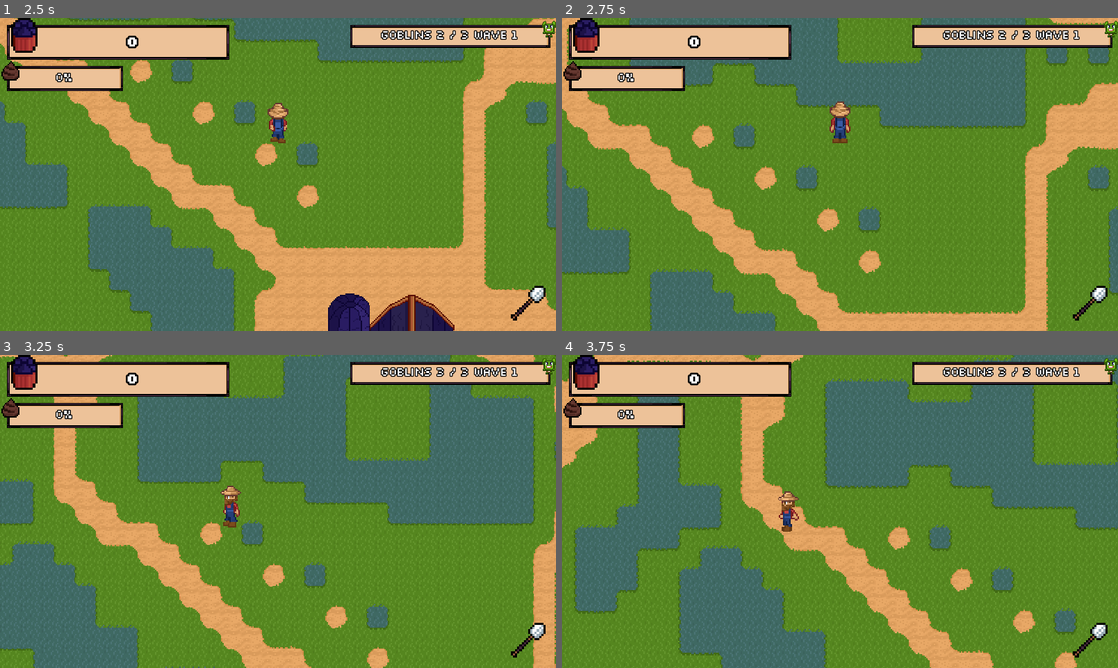
Above: before the commit, frames 1-4 (two rows, left to right).
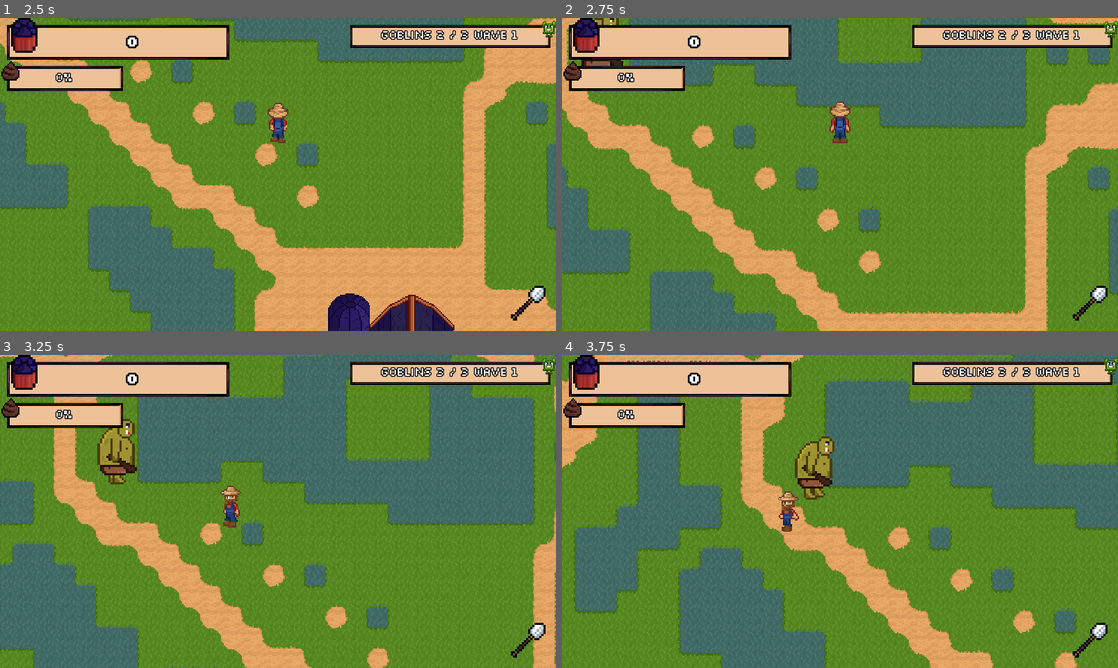
Above: after the commit, the same moments.

Repository: astro-panda/poo-farmer
Game: Godot game, scene res://Scenes/Main.tscn
The game is run twice, just before and just after one commit, with the same random seed, the same clock (stepped at 60 frames per second) and the same inputs.
Inputs (mouse positions are in pixels of both pictures, inside the frame that each line leads up to):
- Up to frame 1 (2.5 s): click "Start" at 0.5 s; tap Enter at 1.25 s; move the mouse to (250, 237) at 1.27 s; hold Keypad 0 (deep_pockets) 1.28-2.03 s; hold Up (move_up) from 1.28 s (still down); tap Space (ui_select) at 1.52, 2.27 s; move the mouse to (444, 221) at 2.02 s; tap X (game_over) at 2.1 s
- Up to frame 2 (2.75 s): keep holding Up (move_up)
- Up to frame 3 (3.25 s): move the mouse to (111, 464) at 2.77 s; release Up (move_up) at 2.78 s; hold Left (move_left) from 2.78 s (still down); hold 5 (launcher) from 2.78 s (still down)
- Up to frame 4 (3.75 s): keep holding Left (move_left); move the mouse to (867, 511) at 3.52 s; release 5 (launcher) at 3.53 s; tap Alt (modifier) at 3.6 s

Frame 1 is identical in both runs. In frame 2, 0.2% of the frame differs, in the area x 3-11%, y 0-16%; in frame 3, 1.0%; in frame 4, 1.1%, in the area x 41-49%, y 26-47%.

Commit message:
Added the troll scene

Diff:
--- a/poofarmer/Scenes/Main.tscn
+++ b/poofarmer/Scenes/Main.tscn
@@ -11,6 +11,7 @@
 [ext_resource path="res://Scenes/UI/ModalWindow.tscn" type="PackedScene" id=9]
 [ext_resource path="res://Scripts/MusicAutomaton.gd" type="Script" id=10]
 [ext_resource path="res://Scenes/PooPellets.tscn" type="PackedScene" id=11]
+[ext_resource path="res://Scenes/Troll.tscn" type="PackedScene" id=12]
 [ext_resource path="res://Scenes/Store.tscn" type="PackedScene" id=13]
 [ext_resource path="res://Scenes/Silo.tscn" type="PackedScene" id=14]
 [ext_resource path="res://Scenes/Animal/PooSpawner.tscn" type="PackedScene" id=15]
@@ -213,6 +214,9 @@
 margin_right = 672.0
 margin_bottom = 384.0
 
+[node name="Troll" parent="." instance=ExtResource( 12 )]
+position = Vector2( 1064, 1024 )
+
 [connection signal="store_opened" from="GnomePath/PathFollow2D/Gnome" to="Store" method="_on_Gnome_store_opened"]
 [connection signal="firePoo" from="Player" to="PooPelletsManager" method="_on_Player_firePoo"]
 [connection signal="update_global_poo_label" from="Player" to="HUD" method="_on_Player_update_global_poo_label"]
--- /dev/null
+++ b/poofarmer/Scenes/Troll.tscn
@@ -0,0 +1,133 @@
+[gd_scene load_steps=26 format=2]
+
+[ext_resource path="res://Scripts/Troll.gd" type="Script" id=1]
+[ext_resource path="res://Audio/Poo Farmer Goblin Laugh 1.wav" type="AudioStream" id=2]
+[ext_resource path="res://Audio/Poo Farmer Goblin Attack.wav" type="AudioStream" id=3]
+[ext_resource path="res://Audio/Poo Farmer Goblin Laugh 2.wav" type="AudioStream" id=4]
+[ext_resource path="res://Images/troll.png" type="Texture" id=5]
+[ext_resource path="res://Scenes/MobAudioController.tscn" type="PackedScene" id=6]
+
+[sub_resource type="AtlasTexture" id=1]
+atlas = ExtResource( 5 )
+region = Rect2( 0, 0, 32, 32 )
+
+[sub_resource type="AtlasTexture" id=2]
+atlas = ExtResource( 5 )
+region = Rect2( 32, 0, 32, 32 )
+
+[sub_resource type="AtlasTexture" id=3]
+atlas = ExtResource( 5 )
+region = Rect2( 64, 0, 32, 32 )
+
+[sub_resource type="AtlasTexture" id=4]
+atlas = ExtResource( 5 )
+region = Rect2( 96, 0, 32, 32 )
+
+[sub_resource type="AtlasTexture" id=5]
+atlas = ExtResource( 5 )
+region = Rect2( 0, 96, 32, 32 )
+
+[sub_resource type="AtlasTexture" id=6]
+atlas = ExtResource( 5 )
+region = Rect2( 32, 96, 32, 32 )
+
+[sub_resource type="AtlasTexture" id=7]
+atlas = ExtResource( 5 )
+region = Rect2( 64, 96, 32, 32 )
+
+[sub_resource type="AtlasTexture" id=8]
+atlas = ExtResource( 5 )
+region = Rect2( 96, 96, 32, 32 )
+
+[sub_resource type="AtlasTexture" id=9]
+atlas = ExtResource( 5 )
+region = Rect2( 0, 32, 32, 32 )
+
+[sub_resource type="AtlasTexture" id=10]
+atlas = ExtResource( 5 )
+region = Rect2( 32, 32, 32, 32 )
+
+[sub_resource type="AtlasTexture" id=11]
+atlas = ExtResource( 5 )
+region = Rect2( 64, 32, 32, 32 )
+
+[sub_resource type="AtlasTexture" id=12]
+atlas = ExtResource( 5 )
+region = Rect2( 96, 32, 32, 32 )
+
+[sub_resource type="AtlasTexture" id=13]
+atlas = ExtResource( 5 )
+region = Rect2( 0, 64, 32, 32 )
+
+[sub_resource type="AtlasTexture" id=14]
+atlas = ExtResource( 5 )
+region = Rect2( 32, 64, 32, 32 )
+
+[sub_resource type="AtlasTexture" id=15]
+atlas = ExtResource( 5 )
+region = Rect2( 64, 64, 32, 32 )
+
+[sub_resource type="AtlasTexture" id=16]
+atlas = ExtResource( 5 )
+region = Rect2( 96, 64, 32, 32 )
+
+[sub_resource type="SpriteFrames" id=17]
+animations = [ {
+"frames": [ SubResource( 1 ), SubResource( 2 ), SubResource( 3 ), SubResource( 4 ) ],
+"loop": true,
+"name": "down",
+"speed": 2.0
+}, {
+"frames": [ SubResource( 5 ), SubResource( 6 ), SubResource( 7 ), SubResource( 8 ) ],
+"loop": true,
+"name": "left",
+"speed": 2.0
+}, {
+"frames": [ SubResource( 9 ), SubResource( 10 ), SubResource( 11 ), SubResource( 12 ) ],
+"loop": true,
+"name": "right",
+"speed": 2.0
+}, {
+"frames": [ SubResource( 13 ), SubResource( 14 ), SubResource( 15 ), SubResource( 16 ) ],
+"loop": true,
+"name": "up",
+"speed": 2.0
+} ]
+
+[sub_resource type="RectangleShape2D" id=18]
+extents = Vector2( 37, 37.5 )
+
+[sub_resource type="RectangleShape2D" id=20]
+extents = Vector2( 37, 37.5 )
+
+[node name="Troll" type="KinematicBody2D"]
+collision_layer = 8
+collision_mask = 52
+script = ExtResource( 1 )
+
+[node name="AnimatedSprite" type="AnimatedSprite" parent="."]
+scale = Vector2( 2.5, 2.5 )
+frames = SubResource( 17 )
+animation = "down"
+frame = 3
+playing = true
+
+[node name="CollisionShape2D" type="CollisionShape2D" parent="."]
+position = Vector2( 0, 2.5 )
+shape = SubResource( 18 )
+
+[node name="PooPickupDetection" type="Area2D" parent="."]
+collision_layer = 8
+collision_mask = 21
+
+[node name="CollisionShape2D" type="CollisionShape2D" parent="PooPickupDetection"]
+position = Vector2( 0, 2 )
+shape = SubResource( 20 )
+
+[node name="MobAudioController" parent="." instance=ExtResource( 6 )]
+next_behavior_min = 30.0
+next_behavior_max = 90.0
+actions = [ ExtResource( 3 ) ]
+behaviors = [ ExtResource( 2 ), ExtResource( 4 ) ]
+
+[connection signal="area_entered" from="PooPickupDetection" to="." method="_on_PooPickupDetection_area_entered"]
--- a/poofarmer/Scripts/Player.gd
+++ b/poofarmer/Scripts/Player.gd
@@ -187,7 +187,6 @@
 	if (is_instance_valid(target)):
 		#rotate arrow handle towards target
 		var angle = self.global_position.angle_to_point(target.global_position)
-		print("Angle to target: " + str(rad2deg(angle)))
 		arrow_handle.rotation = angle
 
 func game_over():
--- /dev/null
+++ b/poofarmer/Scripts/Troll.gd
@@ -0,0 +1,64 @@
+extends KinematicBody2D
+
+signal global_poo_stolen(stealAmount)
+
+# Declare member variables here. Examples:
+export var speed = 2000
+export var fleeSpeedMultiplier = 1
+onready var silo = get_tree().get_nodes_in_group("silo")[0]
+onready var audio_ctrl = $MobAudioController
+var health = 16
+var stealAmount = 5
+var siloStealAmount = 10
+var isFleeing = false
+var fleeingVector = Vector2(0,0)
+
+
+# Called when the node enters the scene tree for the first time.
+func _ready():
+	pass
+
+# Called every frame. 'delta' is the elapsed time since the previous frame.
+func _process(delta):
+	var velocity = Vector2()
+	if isFleeing:
+		velocity = (fleeingVector - position).normalized() * speed * delta * fleeSpeedMultiplier
+		velocity = move_and_slide(velocity)
+		if (position.distance_to(fleeingVector) < 50):
+			isFleeing = false
+	else:
+		velocity = (silo.position - position).normalized() * speed * delta
+		velocity = move_and_slide(velocity)
+
+	if velocity.x > 4:
+		$AnimatedSprite.animation = "right"
+	elif velocity.x < -4:
+		$AnimatedSprite.animation = "left"
+	elif velocity.y > 0:
+		$AnimatedSprite.animation = "down"
+	elif velocity.y < 0:
+		$AnimatedSprite.animation = "up"
+
+func _on_PooPickupDetection_area_entered(area):
+	if (area.is_in_group("poo")):
+		removePooFromTargets(area, true)
+
+	if (area.is_in_group("silo")):
+		emit_signal("global_poo_stolen", siloStealAmount)
+		isFleeing = true
+
+
+func removePooFromTargets(poo, destroy):
+	if (poo.is_in_group("poo")):
+		var pooInstance = poo as Poo
+		if (destroy):
+			pooInstance.destroy()
+
+func move_at_body(body, delta):
+	var velocity = (body.position - position).normalized() * speed * delta * (fleeSpeedMultiplier if isFleeing else 1)
+	return move_and_slide(velocity)
+
+func handle_hit(damage):
+	health -= damage
+	if health <= 0:
+		queue_free()
Binary file added: poofarmer/Images/troll.png
Not shown, added: poofarmer/Images/troll.png.import
Not shown: 1 places in poofarmer/Scenes/Main.tscn that only renumber resources
